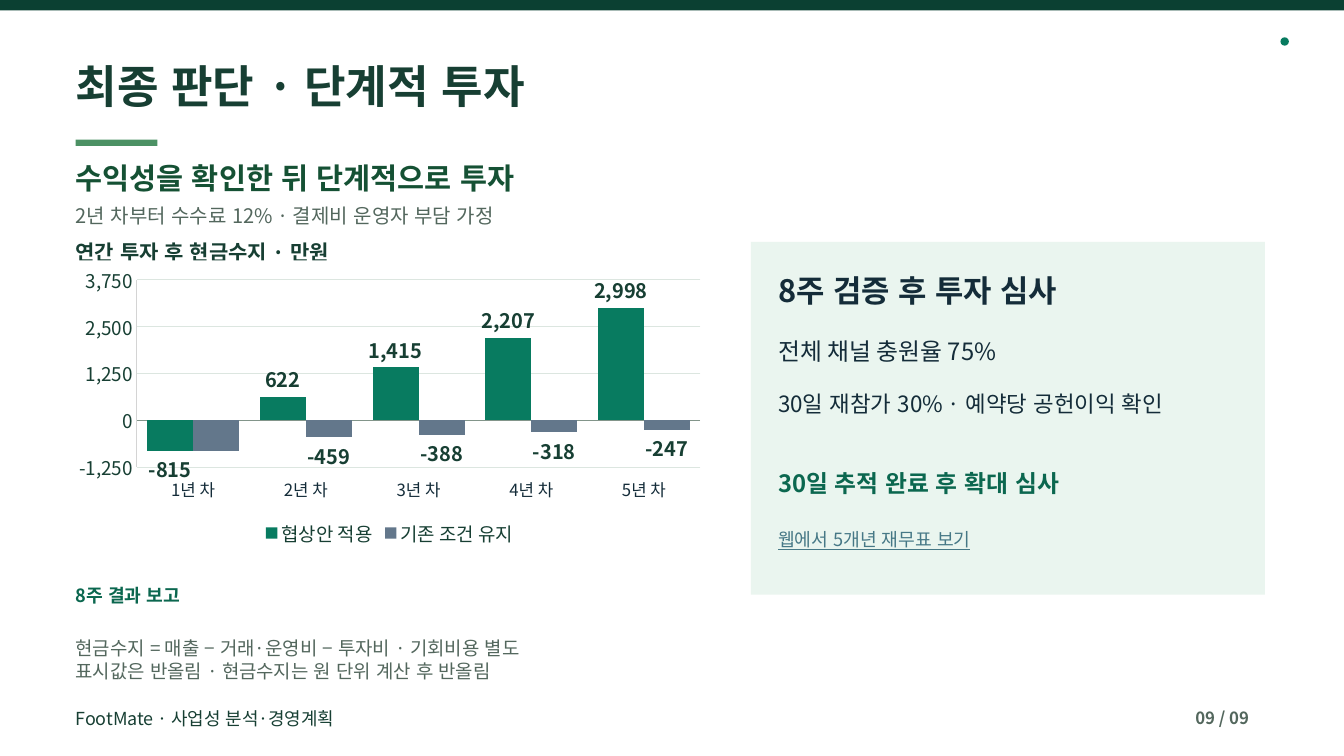
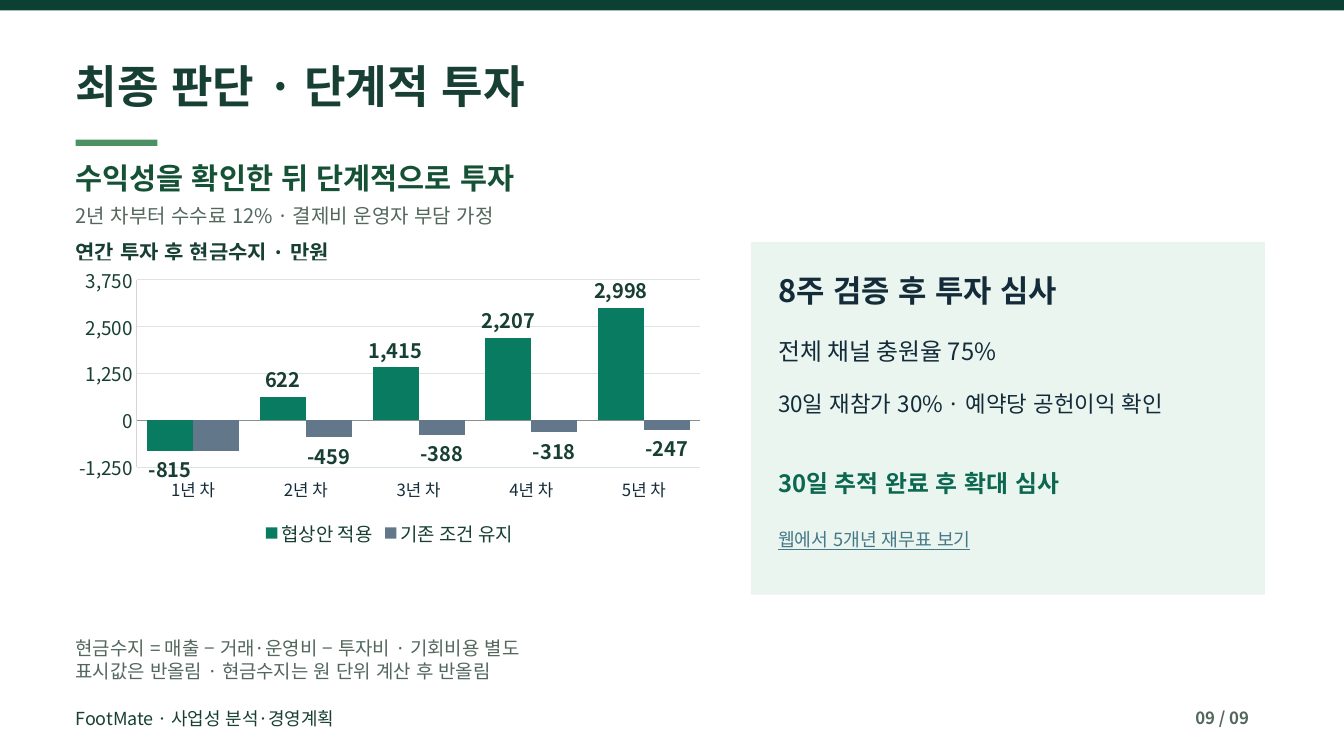
Before and after one commit to dohyunkimmm/footmate-case-study, a slide deck: slide 9 of src/case-study/downloads/footmate_report.pptx. Drawn at 1344x756 pixels with LibreOffice and Linux fonts; fonts in the diff are those of the drawing. Boxes give left, top, right and bottom in pixels: in the first picture for what was removed or moved away, otherwise in the second. Text is boxed around its words. In the diff, an @@ line names an element or a change of style, - is before the commit and + after.

```diff
--- a/src/case-study/downloads/footmate_report.pptx
+++ b/src/case-study/downloads/footmate_report.pptx
@@ ellipse removed at box(1280, 37, 1289, 45) @@
@@ text removed at box(76, 586, 180, 604) @@
-8주 결과 보고
```
Also in this commit, not shown: 8 other slides changed, 19 other files.
